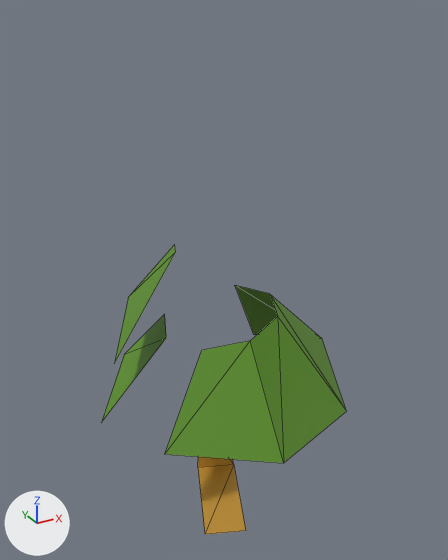
One commit to the glTF model public/Assets/models/pinia/lod2/model.glb: the scene before it, then after it.
Before and after are seen from a 50 mm lens placed at (-6.59, -12.03, 12.71), pointed at (0.09, 0.1, 6.64). Every picture has the same lights, and +X, +Y and +Z are marked at lower left. The older version comes first. Mesh edges are drawn as thin lines. Where no turn or scale is listed for an object, it has been applied to the vertices. Vertices at exactly the same position are counted once.
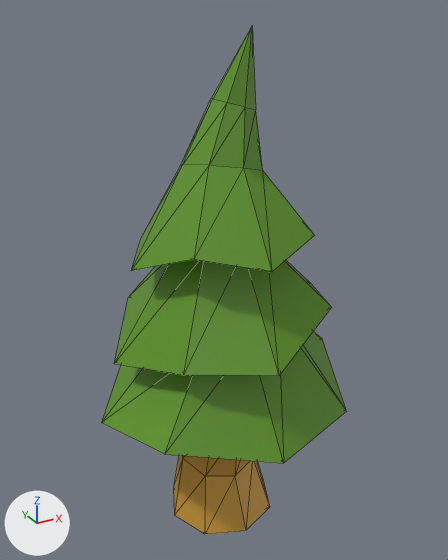
Location of each change, [x1, y1, x2, y2] in pixels of the pictures (448 x 560 px):
'Circle001_2', reshaped (100% taller)
    before: [102, 245, 346, 463]
    after: [102, 26, 346, 463]
'Circle001_1', reshaped
    before: [198, 457, 246, 534]
    after: [173, 455, 269, 534]
part 1 of me_mesh_0, built on
    before: [198, 464, 246, 534]
    after: [173, 455, 269, 534]
part 2 of me_mesh_1, added (green)
    after: [102, 26, 331, 454]

Patch to the scene script:
```diff
--- a/public/Assets/models/pinia/lod2/model.glb.py
+++ b/public/Assets/models/pinia/lod2/model.glb.py
@@ me_mesh_0 @@
 # used by ob_circle001_1; location = (-0.09, 0.0, 0.05)
-me_mesh_0.from_pydata(...)  # 6 vertices, 4 faces; spans x -1.01..1.01, y -1.42..1.42, z -0.04..1.86
+me_mesh_0.from_pydata(...)  # 32 vertices, 54 faces; spans x -1.42..1.42, y -1.42..1.42, z -0.04..3.83
+# me_mesh_0 part 1
+# 2 faces are deleted
+# 26 vertices are added at x -1.42..1.42, y -1.01..1.01, z -0.04..3.83
+# 52 new faces join them
 me_mesh_0.materials.append(mat_material_005)
@@ me_mesh_1 @@
 # used by ob_circle001_2; location = (-0.09, 0.0, 0.05)
-me_mesh_1.from_pydata(...)  # 18 vertices, 12 faces; spans x -3.1..3.25, y -2.97..2.11, z 3.35..7.6
+me_mesh_1.from_pydata(...)  # 65 vertices, 120 faces; spans x -3.1..3.25, y -2.97..2.85, z 3.35..12.33
+# me_mesh_1 part 2
+# 47 vertices are added at x -2.24..2.74, y -2.73..2.85, z 3.83..12.33
+# 108 new faces join them
 me_mesh_1.materials.append(mat_material_006)
```
